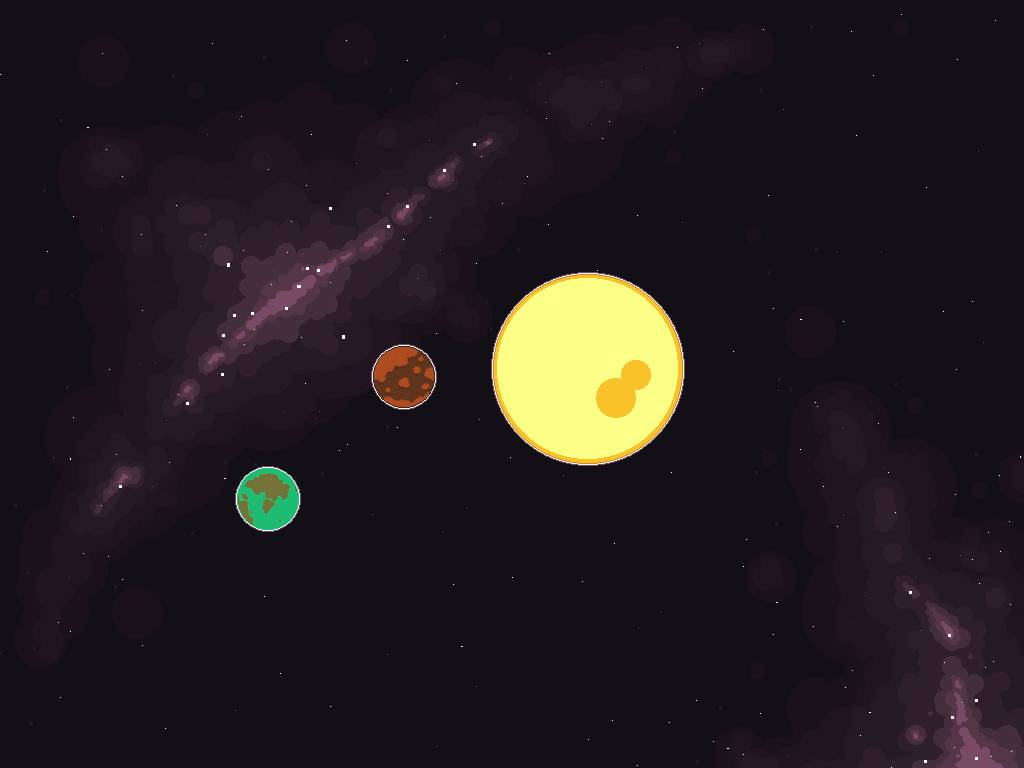
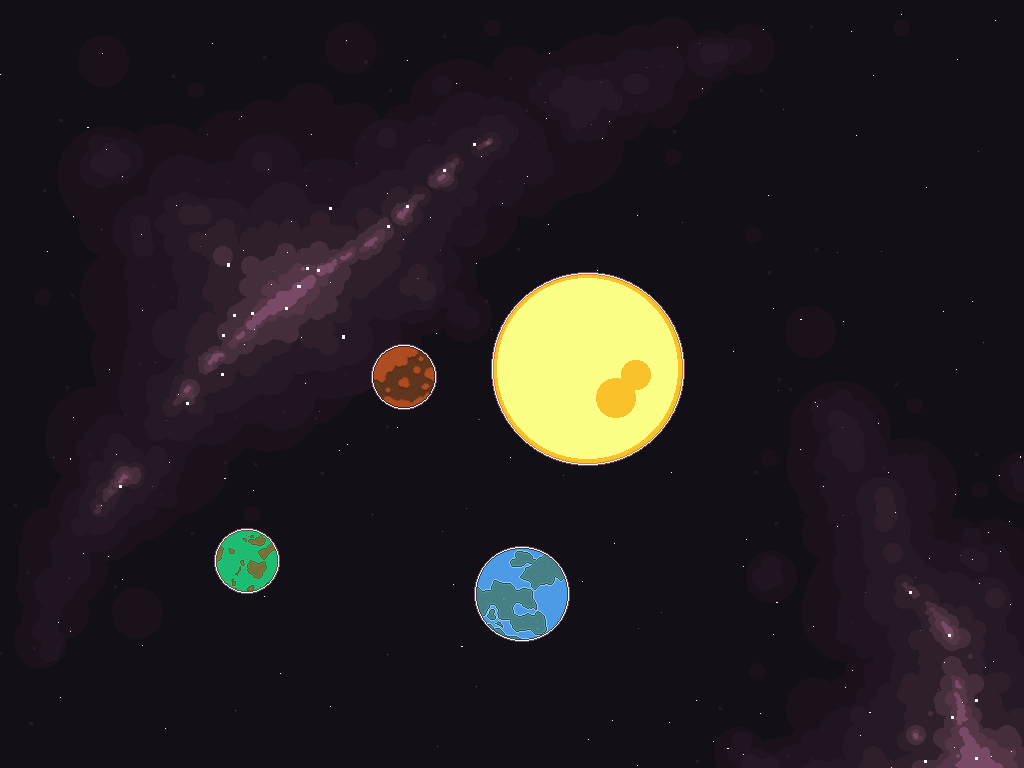
The second 1024 × 768 image is a revision of the first. Changes to its layers:
added layer "Planet 1" above "Planet 3" over (x1=214, y1=528, x2=280, y2=594)
added layer "Planet 3" above "Planet 2" over (x1=474, y1=546, x2=570, y2=642)
removed layer "Layer 1" over (x1=235, y1=466, x2=301, y2=532)
